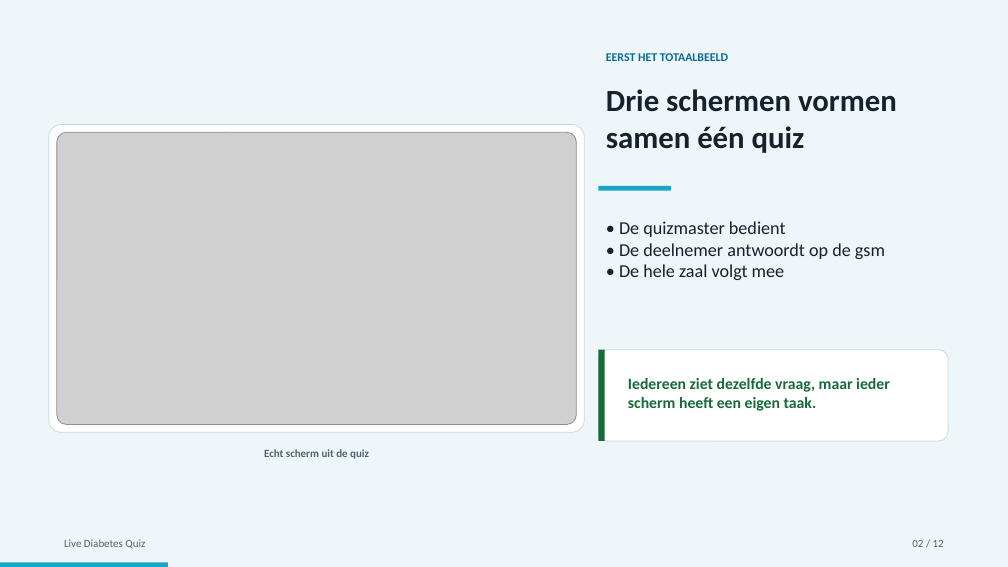
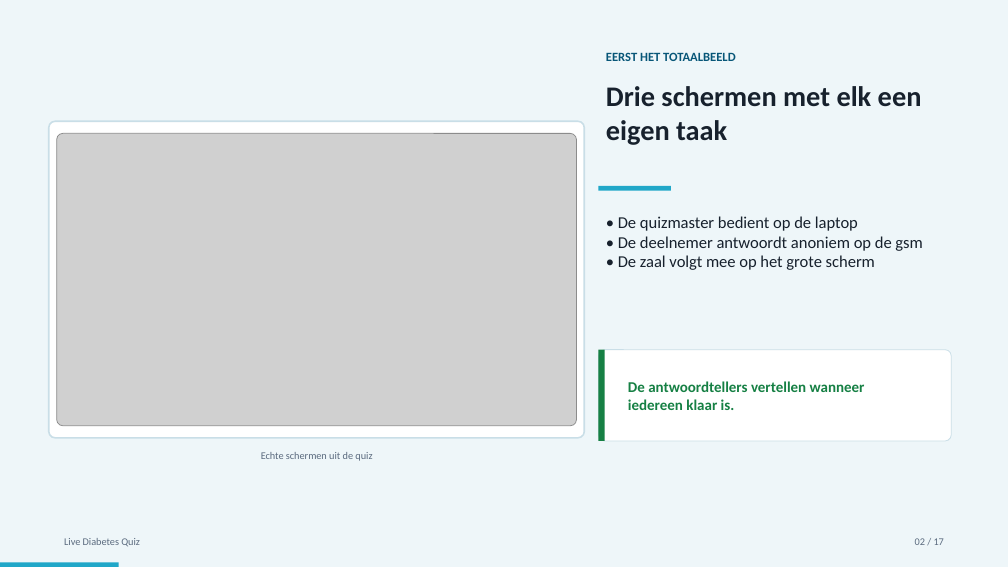
Before and after one commit to Fredje4711/live-diabetes-quiz, a slide deck: slide 2 of video-handleiding/Live-Diabetes-Quiz-storyboard.pptx. Drawn at 1008x567 pixels with LibreOffice and Linux fonts; fonts in the diff are those of the drawing; grey boxes stand for pictures. Boxes give left, top, right and bottom in pixels: in the first picture for what was removed or moved away, otherwise in the second. Text is boxed around its words. In the diff, an @@ line names an element or a change of style, - is before the commit and + after.

```diff
--- a/video-handleiding/Live-Diabetes-Quiz-storyboard.pptx
+++ b/video-handleiding/Live-Diabetes-Quiz-storyboard.pptx
@@ text "EERST HET TOTAALBEELD" at [606, 52, 736, 61]: size 11.2 to 12 pt, text colour #086B9C to #075678; vertical alignment top to middle @@
@@ text at [606, 86, 922, 145]: text changed; size 29.2 to 27 pt; text colour #17212B to #17212D @@
-Drie schermen vormen samen één quiz
+Drie schermen met elk een eigen taak
@@ rounded rectangle: place and size @@
-rounded rectangle at [49, 125, 585, 433]
+rounded rectangle at [49, 121, 585, 438]
@@ rounded rectangle at [49, 121, 585, 438]: outline #C9D7DF 0.75 pt to #C9DEE7 1.5 pt; proportions changed @@
@@ text at [618, 216, 922, 270]: text changed; size 17.2 to 15.8 pt; text colour #17212B to #17212D @@
-• De quizmaster bedient
-• De deelnemer antwoordt op de gsm
-• De hele zaal volgt mee
+• De quizmaster bedient op de laptop
+• De deelnemer antwoordt anoniem op de gsm
+• De zaal volgt mee op het grote scherm
@@ rectangle at [599, 349, 605, 441]: fill #176B3A to #168044 @@
@@ rounded rectangle: place and size @@
-rounded rectangle at [599, 349, 948, 441]
+rounded rectangle at [599, 349, 952, 441]
@@ rounded rectangle at [599, 349, 952, 441]: outline #C9D7DF 0.75 pt to #C9DEE7 0.75 pt; proportions changed @@
@@ vertical alignment top to middle in 3 elements at [261, 452, 372, 461], [915, 538, 944, 545], [628, 381, 865, 410] @@
@@ text at [628, 381, 865, 410]: text changed; size 15 to 14.2 pt; text colour #176B3A to #168044 @@
-Iedereen ziet dezelfde vraag, maar ieder scherm heeft een eigen taak.
+De antwoordtellers vertellen wanneer iedereen klaar is.
@@ text at [261, 452, 372, 461]: text changed; size 10.5 to 9.8 pt; text colour #526273 to #5B6B7F; bold off @@
-Echt scherm uit de quiz
+Echte schermen uit de quiz
@@ text "Live Diabetes Quiz" at [64, 538, 140, 547]: size 10.5 to 9.8 pt, text colour #526273 to #5B6B7F; vertical alignment top to middle @@
@@ text at [915, 538, 944, 545]: text changed; size 10.5 to 9.8 pt; text colour #526273 to #5B6B7F @@
-02 / 12
+02 / 17
@@ rectangle: place and size @@
-rectangle at [0, 563, 168, 567]
+rectangle at [0, 563, 119, 567]
@@ rectangle at [0, 563, 119, 567]: fill #19A5CA to #20A7C8 @@
```
Also in this commit, not shown: 4 other slides changed, 12 slides added, 7 slides removed, 3 other files.
